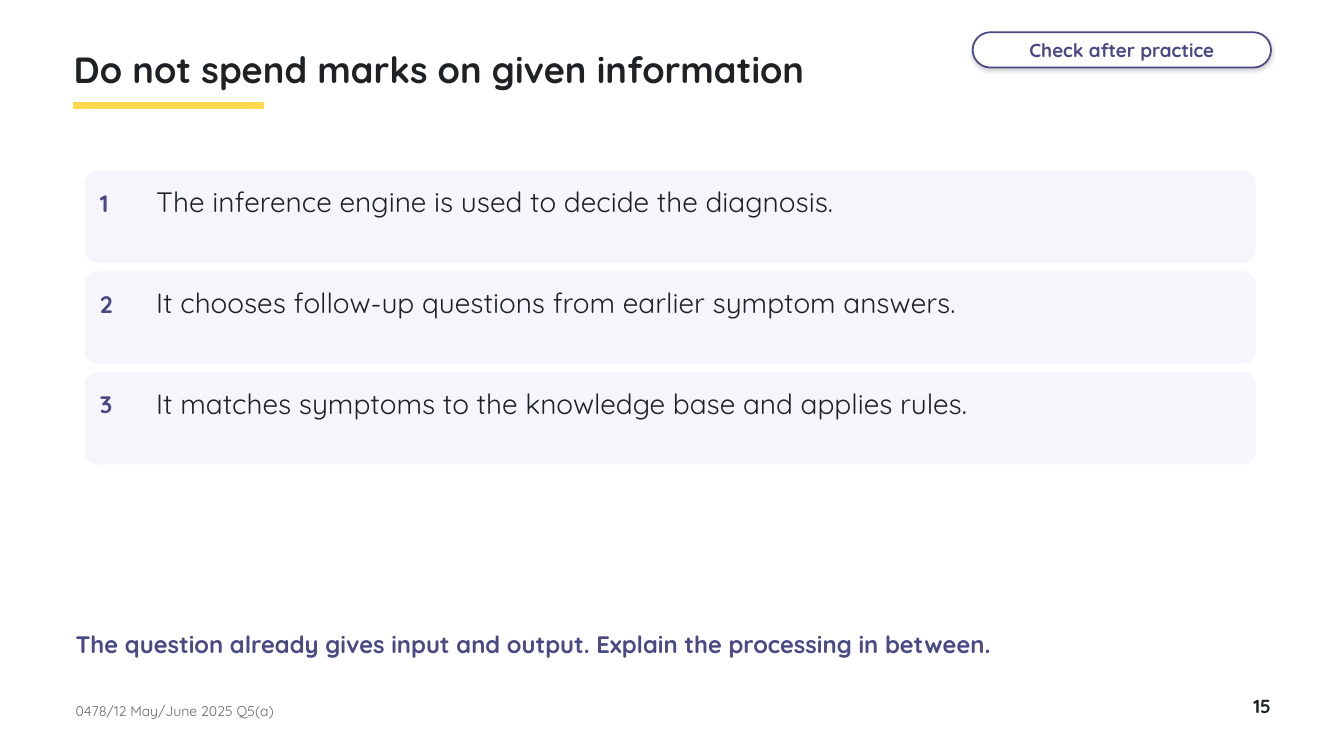
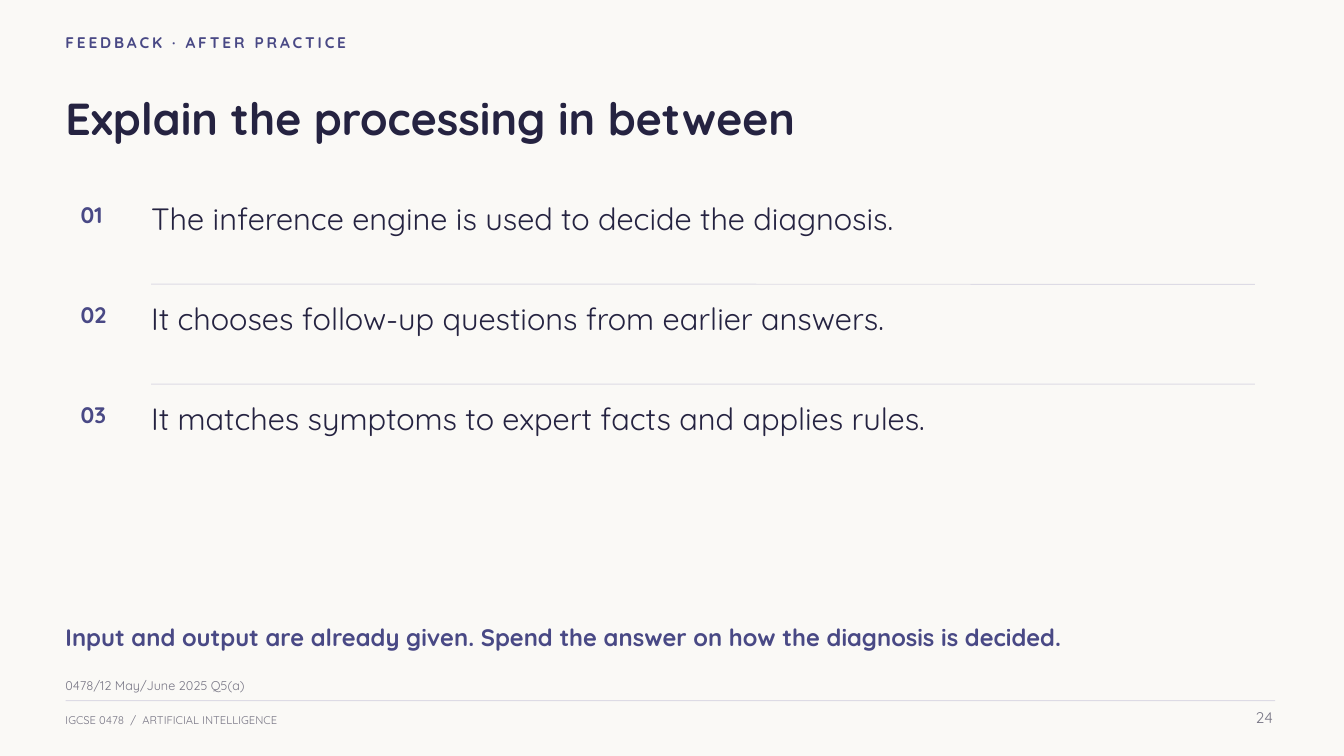
Before and after one commit to myk-sh/cs-lessons, a slide deck: slide 24 of 0478 P1/Artificial Intelligence/IGCSE_0478_Lesson_-_Artificial_Intelligence.pptx (slide 15 before the commit). Drawn at 1344x756 pixels with LibreOffice and Linux fonts; fonts in the diff are those of the drawing. Boxes give left, top, right and bottom in pixels: in the first picture for what was removed or moved away, otherwise in the second. Text is boxed around its words. In the diff, an @@ line names an element or a change of style, - is before the commit and + after.

Commit message:
Teach AI concepts before exam practice and redesign lesson visuals

```diff
--- a/0478 P1/Artificial Intelligence/IGCSE_0478_Lesson_-_Artificial_Intelligence.pptx
+++ b/0478 P1/Artificial Intelligence/IGCSE_0478_Lesson_-_Artificial_Intelligence.pptx
@@ background #FFFFFF to #FAF9F6 @@
@@ text added at (65,37,346,48), 11 pt, text #494985, bold @@
+FEEDBACK · AFTER PRACTICE
@@ text removed at (74,56,804,91) @@
-Do not spend marks on given information
@@ rounded rectangle removed at (973,32,1271,68) @@
-Check after practice
@@ text added at (65,102,795,144), 32 pt, text #252341, bold @@
+Explain the processing in between
@@ rectangle removed at (74,103,263,109) @@
@@ rounded rectangle removed at (86,171,1255,262) @@
@@ text added at (81,207,103,223), 16 pt, text #494985, bold @@
+01
@@ text removed at (100,195,109,212) @@
-1
@@ text "The inference engine is used ...": place and size @@
-text "The inference engine is used ..." at (156,191,833,218)
+text "The inference engine is used ..." at (151,207,893,236)
@@ text "The inference engine is used ..." at (151,207,893,236): size 20 to 22 pt, text colour #202124 to #252341; less space between paragraphs @@
@@ rounded rectangle removed at (86,272,1255,363) @@
@@ text removed at (100,296,113,313) @@
-2
@@ line added from (151, 284) to (1255, 284), #DDDBE5 0.7 pt @@
@@ text added at (81,307,107,323), 16 pt, text #494985, bold @@
+02
@@ text at (151,307,884,336): text changed; size 20 to 22 pt; text colour #202124 to #252341 @@
-It chooses follow-up questions from earlier symptom answers.
+It chooses follow-up questions from earlier answers.
@@ rounded rectangle removed at (86,373,1255,464) @@
@@ line added from (151, 384) to (1255, 384), #DDDBE5 0.7 pt @@
@@ text added at (81,407,106,423), 16 pt, text #494985, bold @@
+03
@@ text removed at (100,396,112,413) @@
-3
@@ text at (151,407,925,436): text changed; size 20 to 22 pt; text colour #202124 to #252341 @@
-It matches symptoms to the knowledge base and applies rules.
+It matches symptoms to expert facts and applies rules.
@@ text at (65,628,1061,651): text changed @@
-The question already gives input and output. Explain the processing in between.
+Input and output are already given. Spend the answer on how the diagnosis is decided.
@@ text "0478/12 May/June 2025 Q5(a)": place and size @@
-text "0478/12 May/June 2025 Q5(a)" at (76,705,274,719)
+text "0478/12 May/June 2025 Q5(a)" at (65,680,245,693)
@@ text "0478/12 May/June 2025 Q5(a)" at (65,680,245,693): size 10 to 9 pt, text colour #666666 to #777584; less space between paragraphs @@
@@ text added at (65,716,277,724), 8 pt, text #777584 @@
+IGCSE 0478 / ARTIFICIAL INTELLIGENCE
@@ line added from (66, 701) to (1275, 701), #DDDBE5 0.7 pt @@
@@ text removed at (1253,699,1271,713) @@
-15
@@ text added at (1256,712,1273,723), 11 pt, text #777584 @@
+24
```
Also in this commit, not shown: 7 other slides changed, 33 slides added, 25 slides removed, 20 other files.
